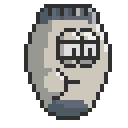
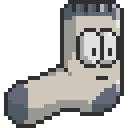
Before/after of a 128px x 128px layered artwork. What changed in the layer stack:
added group "GroundPoundTouch" with 7 layers in group "Mesa de trabajo 1" over (4, 0, 124, 128)
added layer "Capa 4 copia 18" in group "GroundPoundTouch" over (4, 0, 124, 128)
hid group "GroundPound" (7 layers) over (4, 0, 124, 128)
hid "Capa 4 copia 7" (2nd of 2, in "Mesa de trabajo 1" › "GroundPound") over (24, 4, 112, 120)
